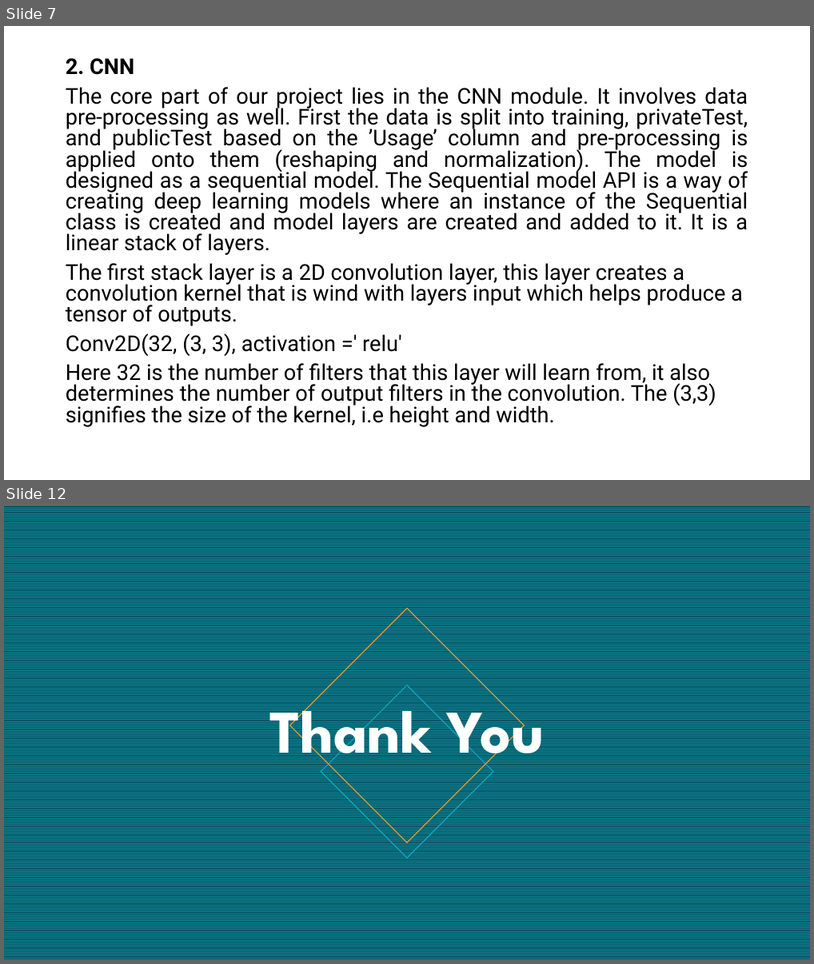
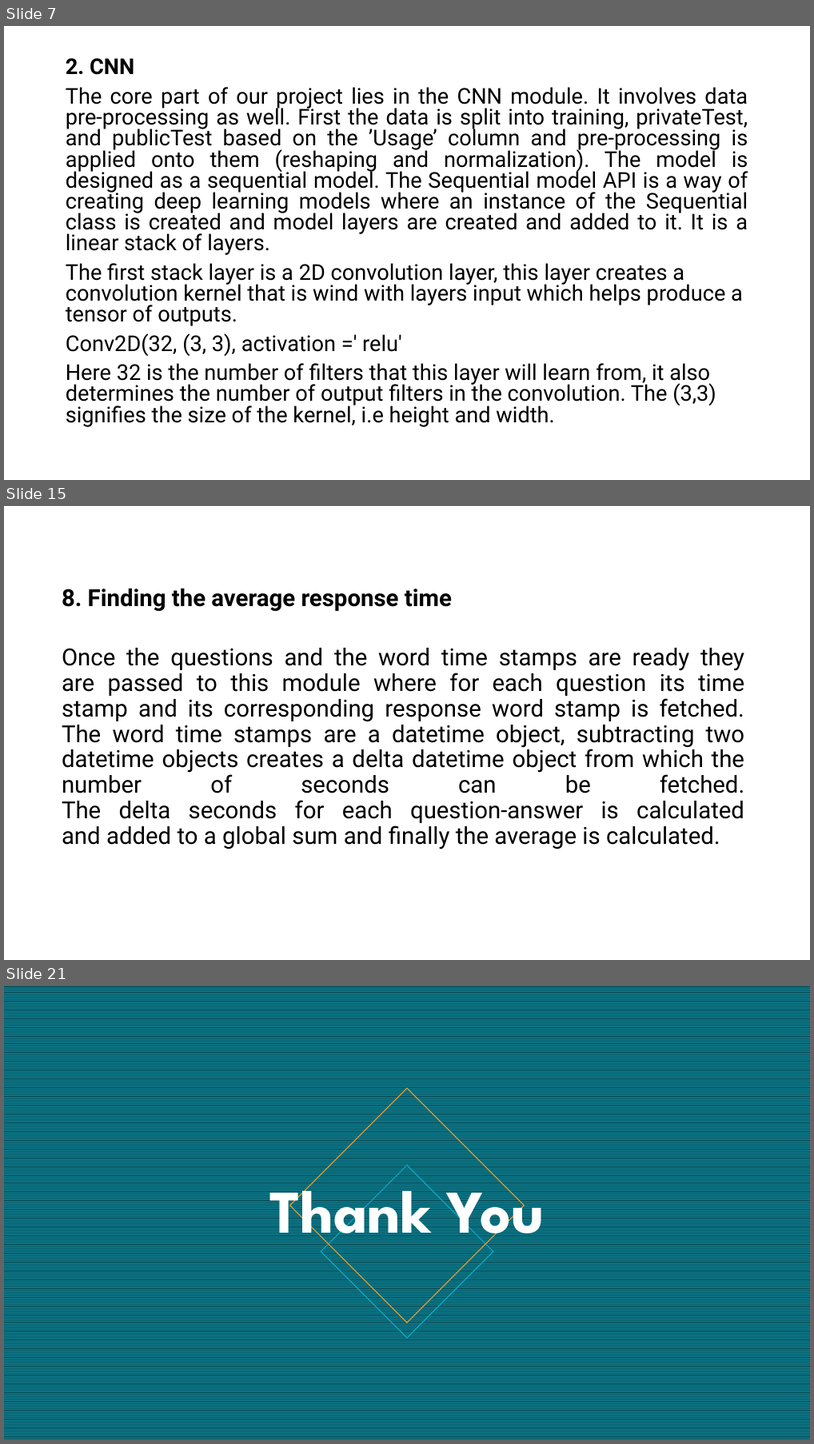
Before and after one commit to VaibhaveS/Focus, a slide deck: Documents/IP_Project.pptx. Shown one above the other, each under a label of ours: slides 7 and 12 before the commit, slides 7, 15 and 21 after it; the slides between them are not shown. The pictures are 814x964 and 814x1444 pixels, drawn with LibreOffice and Linux fonts; fonts in the diff are those of the drawing. Boxes give left, top, right and bottom in pixels: in the first picture for what was removed or moved away, otherwise in the second. Text is boxed around its words. In the diff, an @@ line names an element or a change of style, - is before the commit and + after.

```diff
--- a/Documents/IP_Project.pptx
+++ b/Documents/IP_Project.pptx
@@ slide 15 added at <box>4,506,810,960</box>, background #FFFFFF @@
@@ text added at <box>62,588,745,849</box>, 28 pt, text #000000 @@
+8. Finding the average response time
+Once the questions and the word time stamps are ready they
+are passed to this module where for each question its time
+stamp and its corresponding response word stamp is fetched.
+The word time stamps are a datetime object, subtracting two
+datetime objects creates a delta datetime object from which the
+number of seconds can be fetched.
+The delta seconds for each question-answer is calculated
+and added to a global sum and finally the average is calculated.
@@ what was slide 12 is now slide 21 @@
```
Also in this commit, not shown: 8 slides changed, 8 other slides added.
